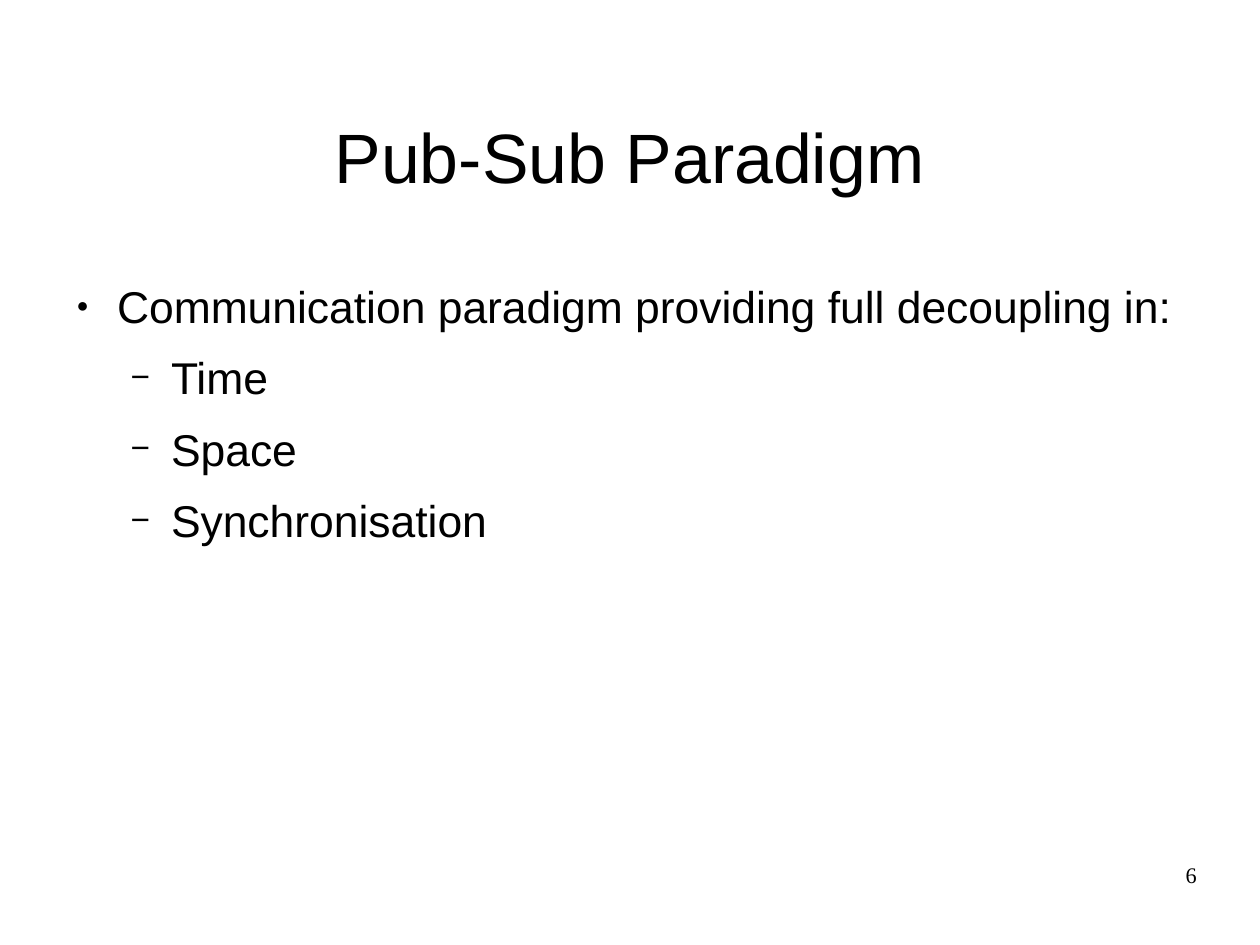
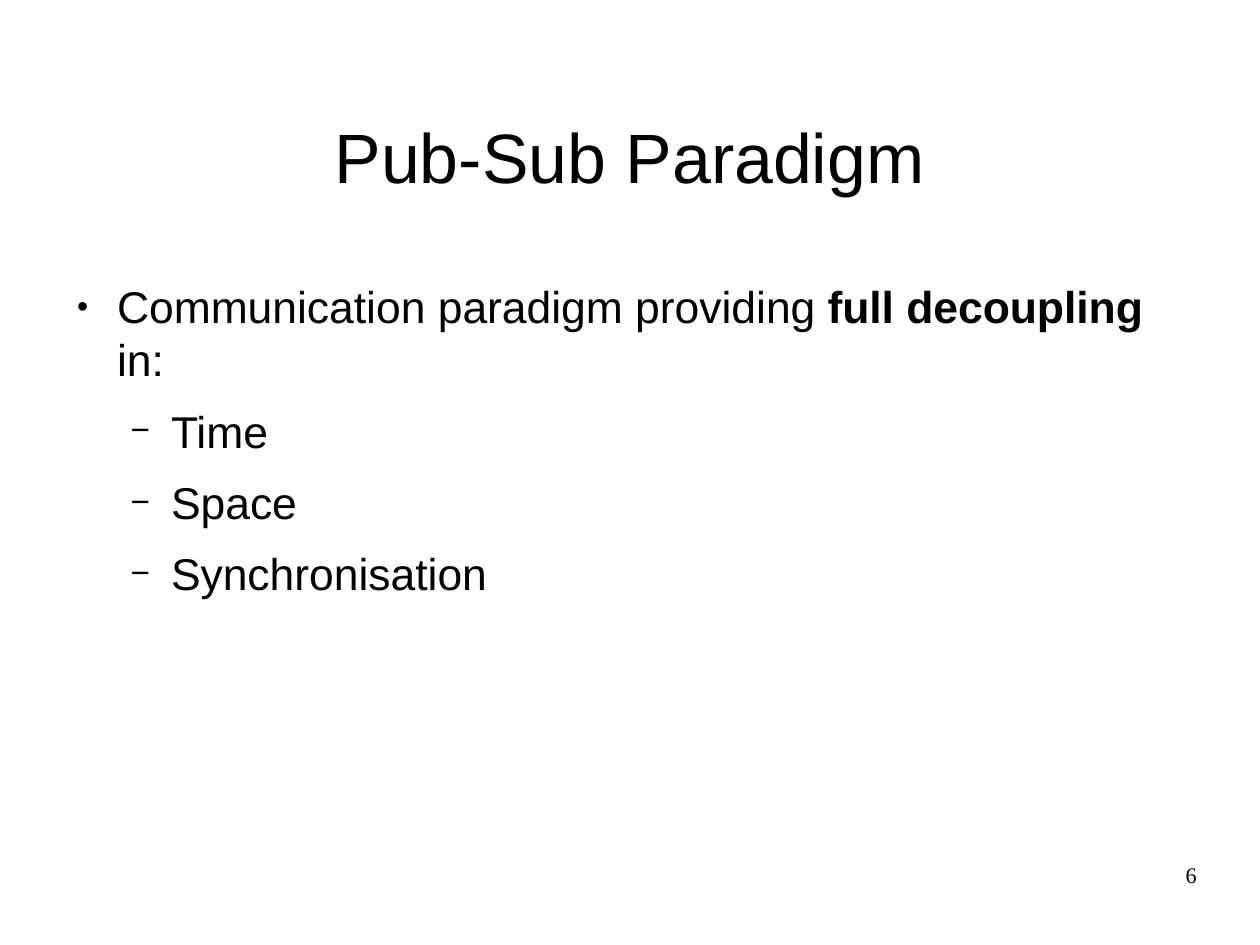
Before and after one commit to JGAntunes/pulsarcast, a slide deck: slide 6 of project-report/presentation.odp. Drawn at 1260x945 pixels with LibreOffice and Linux fonts; fonts in the diff are those of the drawing; background and template pictures are left out. Boxes give left, top, right and bottom in pixels: in the first picture for what was removed or moved away, otherwise in the second. Text is boxed around its words. In the diff, an @@ line names an element or a change of style, - is before the commit and + after.

```diff
--- a/project-report/presentation.odp
+++ b/project-report/presentation.odp
@@ text at (117,290,1143,376): bold on in "full decoupling" @@
```
Also in this commit, not shown: 5 other slides changed, 9 slides added, 5 slides removed, 1 other file.
